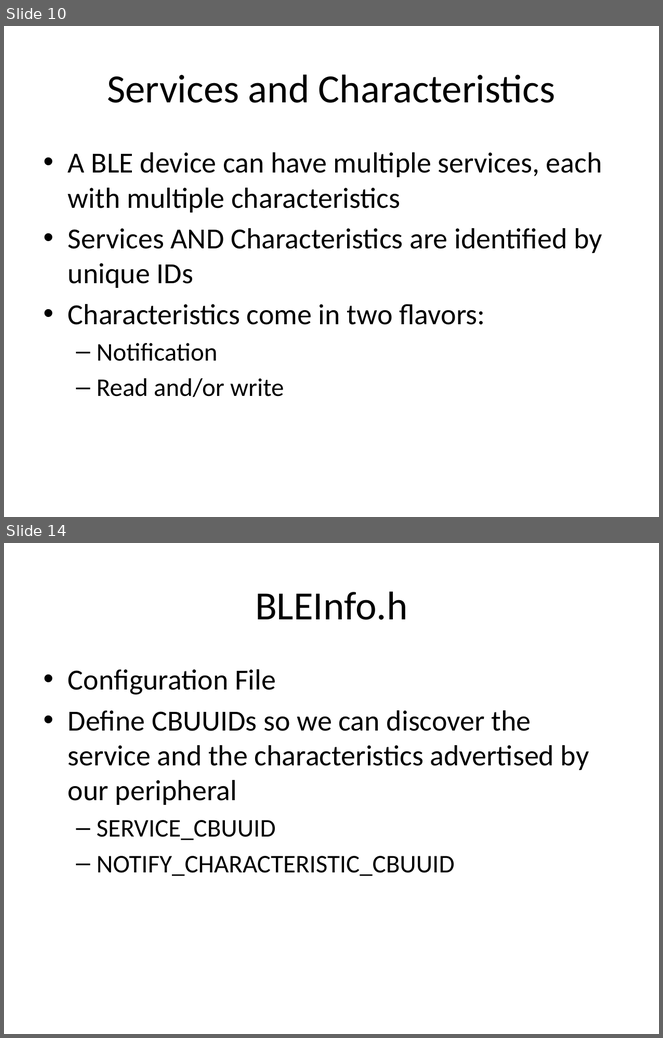
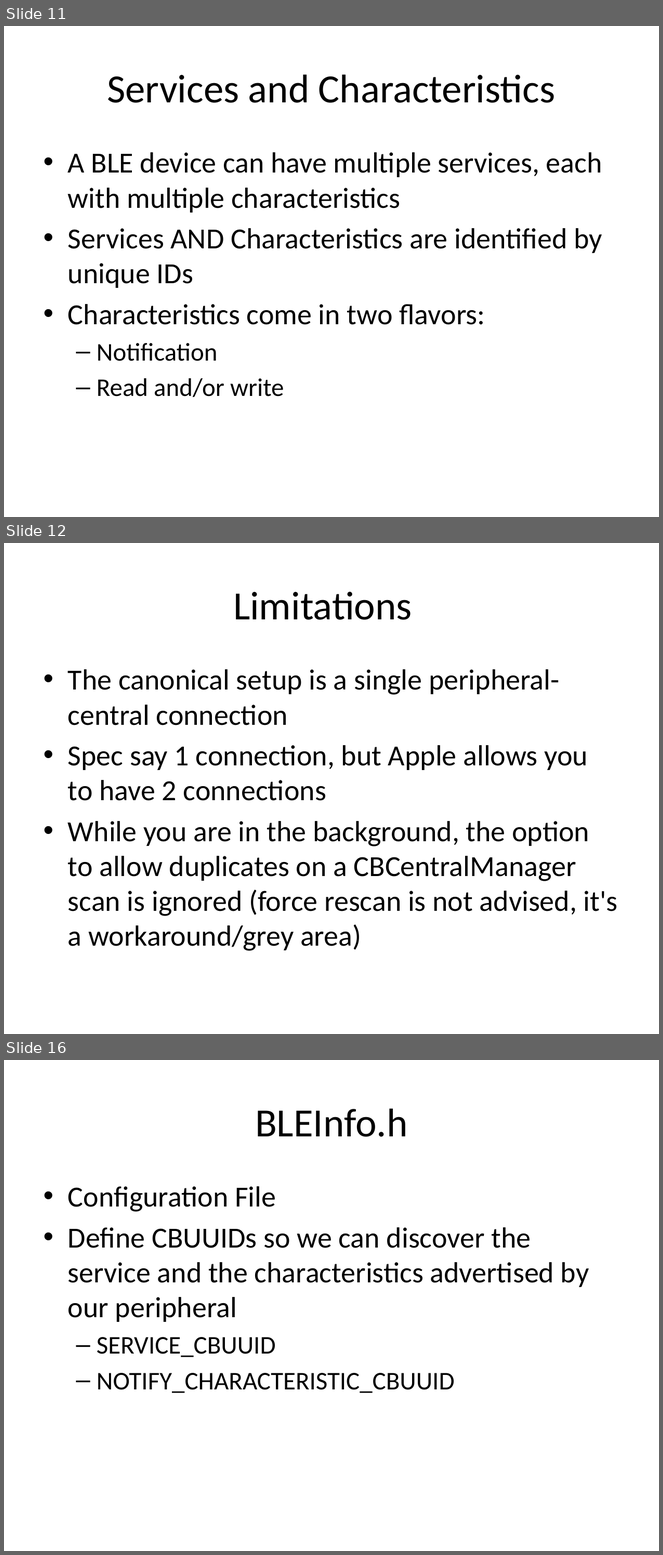
Before and after one commit to a34729t/SimpleCentral, a slide deck: Lecture.pptx. Shown one above the other, each under a label of ours: slides 10 and 14 before the commit, slides 11, 12 and 16 after it; the slides between them are not shown. The pictures are 663x1038 and 663x1555 pixels, drawn with LibreOffice and Linux fonts; fonts in the diff are those of the drawing. Boxes give left, top, right and bottom in pixels: in the first picture for what was removed or moved away, otherwise in the second. Text is boxed around its words. In the diff, an @@ line names an element or a change of style, - is before the commit and + after.

```diff
--- a/Lecture.pptx
+++ b/Lecture.pptx
@@ slide 12 added at [4, 543, 659, 1034], background #FFFFFF @@
@@ title added at [233, 591, 412, 620], 44 pt, text #000000 @@
+Limitations
@@ text added at [68, 669, 618, 951], 32 pt, text #000000 @@
+• The canonical setup is a single peripheral-central connection
+• Spec say 1 connection, but Apple allows you to have 2 connections
+• While you are in the background, the option to allow duplicates on a CBCentralManager scan is ignored (force rescan is not advised, it's a workaround/grey area)
@@ what was slide 10 is now slide 11 @@
@@ what was slide 14 is now slide 16 @@
```
Also in this commit, not shown: 5 slides changed, 2 other slides added, 1 slide removed.
